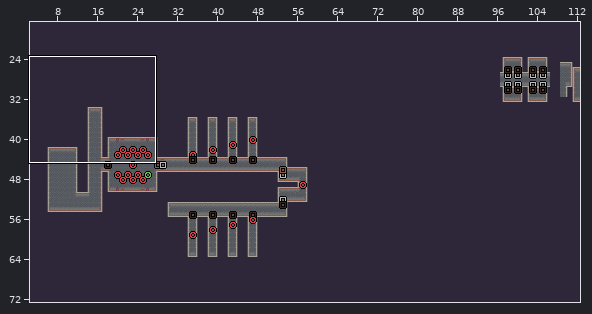
LDtk project -- assets/maps/game_map.ldtk. The picture above shows the old version from afar; the outline marks the close-up.
Close-up. Old version:
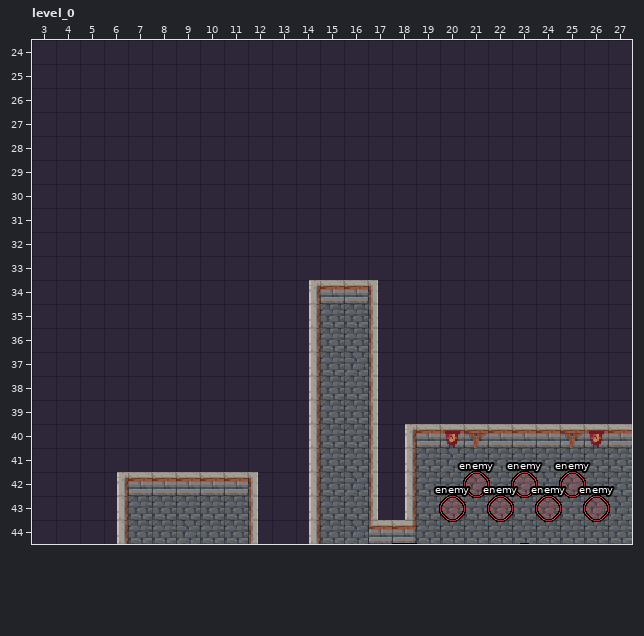
Cells are 16x16 px. Shown: level_0 x 3..27, y 24..44. The commit also changed other parts of the map, which this record leaves out.
After the commit:
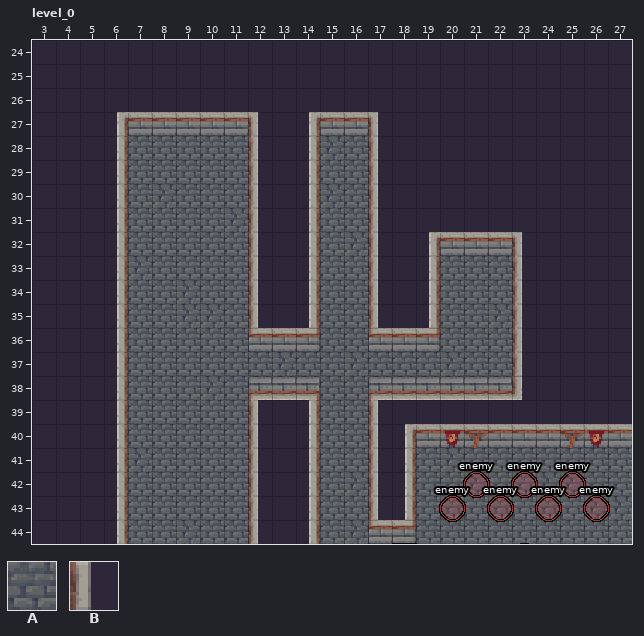
Key: from "layout": A 1 "Floor", B 2 "Wall".
_ is an empty cell, . an unchanged one.
Changes in this commit:
--- layer "layout"
@@ x 6..23 @@
-27 _______.____......
-28 _______.____......
-29 _______.____......
-30 _______.____......
-31 _______.____......
-32 _______.____._____
-33 _______.____._____
-34 _______..BB.._____
-35 _______......_____
-36 ________....______
-37 ________B..B______
-38 ________....______
-39 _______...........
-40 _______...........
-41 _______...........
-42 .BBBBB............
+27 BBBBBBB.BBBB......
+28 BAAAAAB.BAAB......
+29 BAAAAAB.BAAB......
+30 BAAAAAB.BAAB......
+31 BAAAAAB.BAAB......
+32 BAAAAAB.BAAB.BBBBB
+33 BAAAAAB.BAAB.BAAAB
+34 BAAAAAB..AA..BAAAB
+35 BAAAAAB......BAAAB
+36 BAAAAABB....BBAAAB
+37 BAAAAAAAA..AAAAAAB
+38 BAAAAABB....BBBBBB
+39 BAAAAAB...........
+40 BAAAAAB...........
+41 BAAAAAB...........
+42 .AAAAA............
